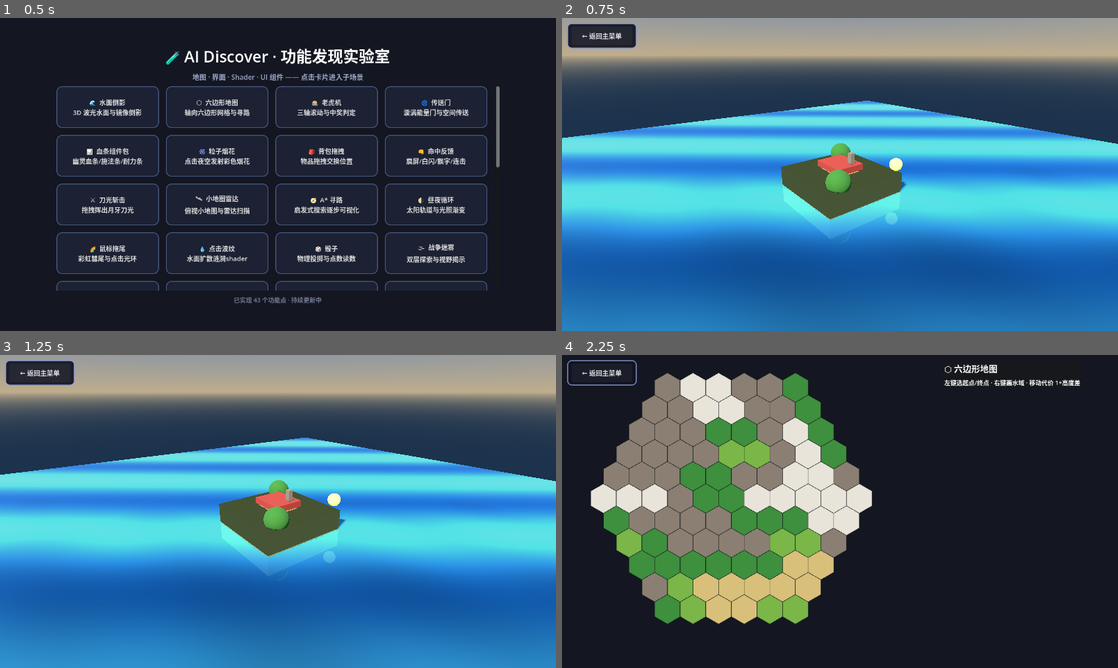
Above: before the commit, frames 1-4 (two rows, left to right).
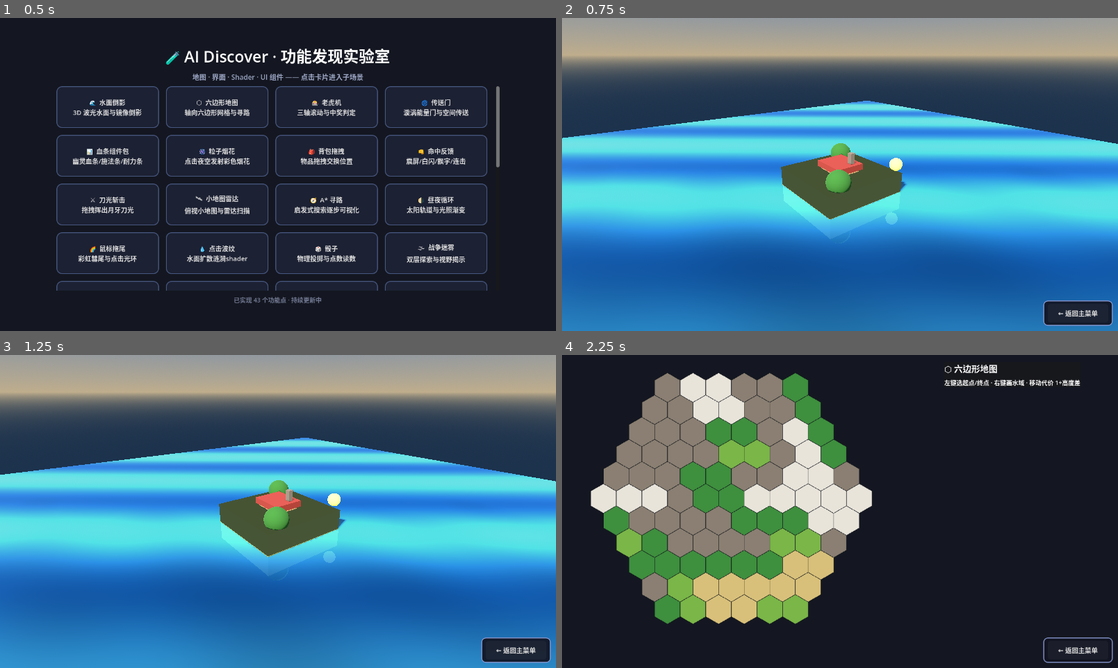
Above: after the commit, the same moments.

Repository: richardkiwilee/pyFramework
Game: Godot game, scene res://scenes/menu.tscn
The game is run twice, just before and just after one commit, with the same random seed, the same clock (stepped at 60 frames per second) and the same inputs.
Inputs:
- Up to frame 1 (0.5 s): no input
- Up to frame 2 (0.75 s): click "🌊 水面倒影 3D 波光水面与镜像倒影" at 0.5 s
- Up to frame 3 (1.25 s): no input
- Up to frame 4 (2.25 s): click "← 返回主菜单" at 1.25 s; click "⬡ 六边形地图 轴向六边形网格与寻路" at 2 s

Frame 1 is identical in both runs. In frame 2, 2.0% of the frame differs, in the area x 0-100%, y 1-99%; in frame 3, 2.0%; in frame 4, 0.5%.

Commit message:
ai-discover: 返回按钮统一移至右下角(等一帧取实际尺寸贴齐)
Co-Authored-By: Claude <noreply@anthropic.com>

Diff:
--- a/ai-discover/scripts/back_button.gd
+++ b/ai-discover/scripts/back_button.gd
@@ -2,11 +2,12 @@
 ## =============================================================================
 ## back_button.gd — 通用"返回主菜单"组件
 ## =============================================================================
-## 每个功能子场景都挂一个：左上角常驻返回按钮。
-## 防遮挡的两个要点：
+## 每个功能子场景都挂一个：右下角常驻返回按钮。
+## 防遮挡的三个要点：
 ##   1. layer = 100：渲染在所有子场景自带 CanvasLayer（默认层号 ≤ 2）
 ##      之上，任何场景内容（HUD/特效/覆盖层）都盖不住它；
-##   2. 半透明深色底 + 描边 + 悬停提亮：在亮背景（天空/雪地）上也清晰可见。
+##   2. 半透明深色底 + 描边 + 悬停提亮：在亮背景（天空/雪地）上也清晰可见；
+##   3. 等一帧拿到实际面板尺寸后贴齐视口右下角（留 12px 边距）。
 ## =============================================================================
 
 const MAIN_MENU := "res://scenes/menu.tscn"
@@ -16,7 +17,6 @@
 	layer = 100   # 置顶渲染，杜绝被场景内容遮挡
 
 	var panel := PanelContainer.new()
-	panel.position = Vector2(12, 12)
 
 	var btn := Button.new()
 	btn.text = "← 返回主菜单"
@@ -50,6 +50,9 @@
 
 	panel.add_child(btn)
 	add_child(panel)
+	# 等一帧拿到实际尺寸后贴齐视口右下角（留 12px 边距）
+	await get_tree().process_frame
+	panel.position = get_viewport().get_visible_rect().size - panel.size - Vector2(12, 12)
 
 
 func _go_back() -> void:
